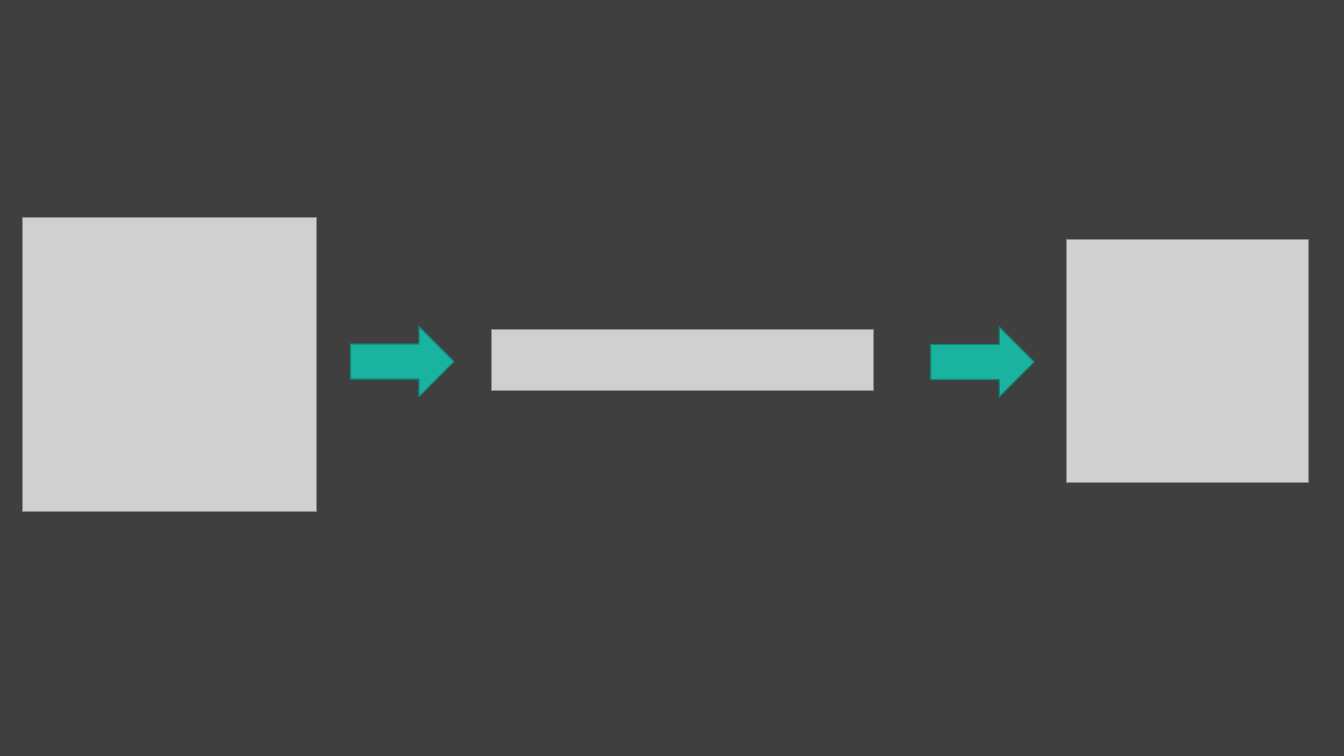
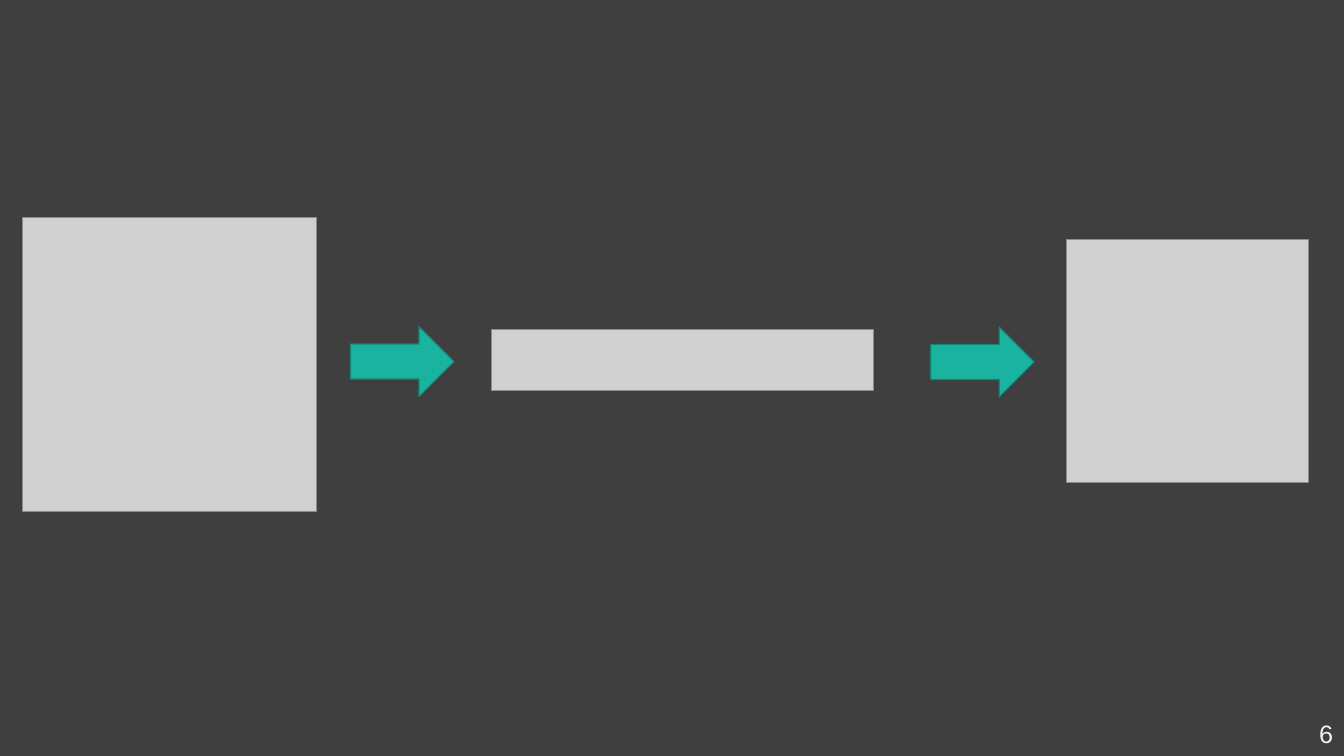
Before and after one commit to Kader-coder/React-Hooks, a slide deck: slide 6 of PPT/React Hooks &.pptx. Drawn at 1344x756 pixels with LibreOffice and Linux fonts; fonts in the diff are those of the drawing; grey boxes stand for pictures. Boxes give left, top, right and bottom in pixels: in the first picture for what was removed or moved away, otherwise in the second. Text is boxed around its words. In the diff, an @@ line names an element or a change of style, - is before the commit and + after.

```diff
--- a/PPT/React Hooks &.pptx
+++ b/PPT/React Hooks &.pptx
@@ page number added at [1319,725,1333,743], 18 pt, text #F2F2F2 @@
+6
```
Also in this commit, not shown: 13 other slides changed, 9 slides added, 4 slides removed, 3 other files.
